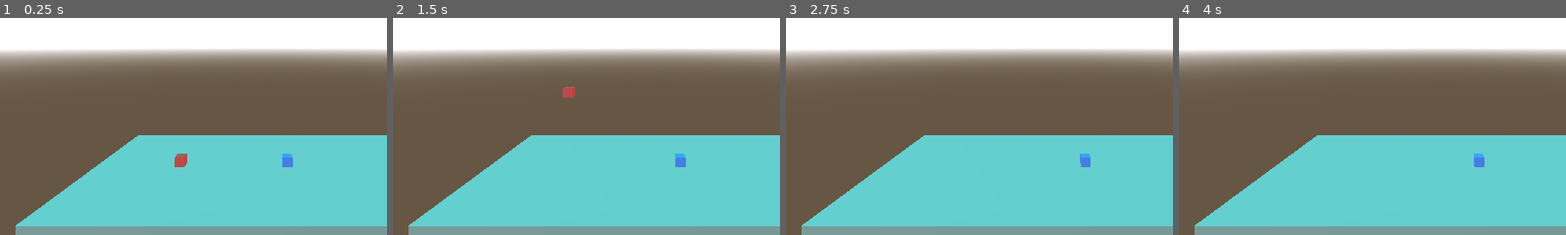
Above: before the commit, frames 1-4 (left to right).
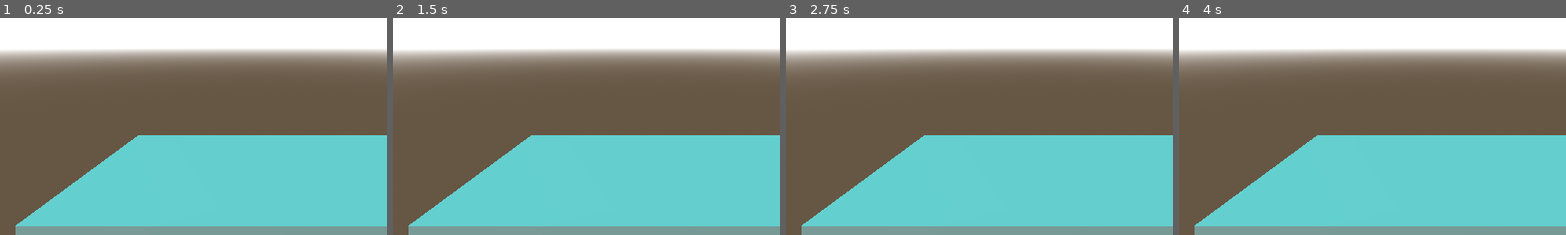
Above: after the commit, the same moments.

Repository: AtlasWongy/gmtk_game_jam_2024
Game: Godot game, scene res://scenes/test_level.tscn
Same seed, same stepped clock (60 frames per second), same inputs: the game is played once before the commit and once after it.
Inputs:
- Up to frame 1 (0.25 s): no input
- Up to frame 2 (1.5 s): tap Enter at 0.5 s; tap Right (movement) at 0.6 s; tap Space (jump) at 0.77, 1.25 s; hold Left (left) from 1.28 s (still down); tap Q (switch_box) at 1.35 s
- Up to frame 3 (2.75 s): tap Space (jump) at 1.52 s; release Left (left) at 2.03 s; tap Right (movement) at 2.1 s
- Up to frame 4 (4 s): tap Q (switch_box) at 2.85 s; tap Space (jump) at 3.02, 3.77 s; tap Enter at 3.5 s; hold Left (left) from 3.53 s (still down); tap Right (movement) at 3.6 s
The pictures show only the part of the screen within x 16-66%, y 44-94%; the shares and areas given below are measured in that part.

The runs differ from the first frame. In frame 1, 0.4% of the frame differs, in the area x 45-76%, y 62-69%; in frame 2, 0.3%; in frame 3, 0.2%; in frame 4, 0.2%.

Commit message:
dylan's update on character controller

Diff:
--- /dev/null
+++ b/characters/player/blue_box/blue_box.gd
@@ -0,0 +1,2 @@
+extends Player
+class_name BlueBox
--- a/project.godot
+++ b/project.godot
@@ -17,9 +17,9 @@
 
 [autoload]
 
-SignalBus="*res://singletons/signal_bus.gd"
 AudioManager="*res://singletons/audio_manager.gd"
 GameManager="*res://singletons/game_manager.gd"
+SignalBus="*res://singletons/signal_bus.gd"
 
 [display]
 
@@ -54,3 +54,8 @@
 "events": [Object(InputEventKey,"resource_local_to_scene":false,"resource_name":"","device":-1,"window_id":0,"alt_press …(192 unchanged characters)…
 ]
 }
+grow={
+"deadzone": 0.5,
+"events": [Object(InputEventKey,"resource_local_to_scene":false,"resource_name":"","device":-1,"window_id":0,"alt_pressed":false,"shift_pressed":false,"ctrl_pressed":false,"meta_pressed":false,"pressed":false,"keycode":0,"physical_keycode":71,"key_label":0,"unicode":103,"location":0,"echo":false,"script":null)
+]
+}
--- a/scenes/test_level.tscn
+++ b/scenes/test_level.tscn
@@ -1,7 +1,4 @@
-[gd_scene load_steps=8 format=3 uid="uid://78nxbcy5lnm2"]
-
-[ext_resource type="PackedScene" uid="uid://d1qp5smneb3jt" path="res://characters/player/red_box/red_box.tscn" id="1_6002u"]
-[ext_resource type="PackedScene" uid="uid://c80ku4vswsnix" path="res://characters/player/blue_box/blue_box.tscn" id="1_onuck"]
+[gd_scene load_steps=6 format=3 uid="uid://78nxbcy5lnm2"]
 
 [sub_resource type="ProceduralSkyMaterial" id="ProceduralSkyMaterial_3r77l"]
 sky_top_color = Color(0.214771, 0.565469, 0.975304, 1)
@@ -36,9 +33,3 @@
 
 [node name="Camera3D" type="Camera3D" parent="."]
 transform = Transform3D(1, 0, 0, 0, 1, 0, 0, 0, 1, -1.35929, 6.86705, 14.9567)
-
-[node name="RedBox" parent="." instance=ExtResource("1_6002u")]
-transform = Transform3D(1, 0, 0, 0, 1, 0, 0, 0, 1, -5.59077, 1.39161, 0)
-
-[node name="BlueBox" parent="." instance=ExtResource("1_onuck")]
-transform = Transform3D(1, 0, 0, 0, 1, 0, 0, 0, 1, 0, 1.15216, 0)
--- a/singletons/game_manager.gd
+++ b/singletons/game_manager.gd
@@ -7,7 +7,7 @@
 var can_switch:bool = true
 
 func _ready() -> void:
-	current_box = CurrentBox.RED_BOX
+	current_box = CurrentBox.BLUE_BOX
 	SignalBus.set_current_box.connect(_disable_switch)
 	SignalBus.set_enable_switch.connect(_enable_switch)
 
